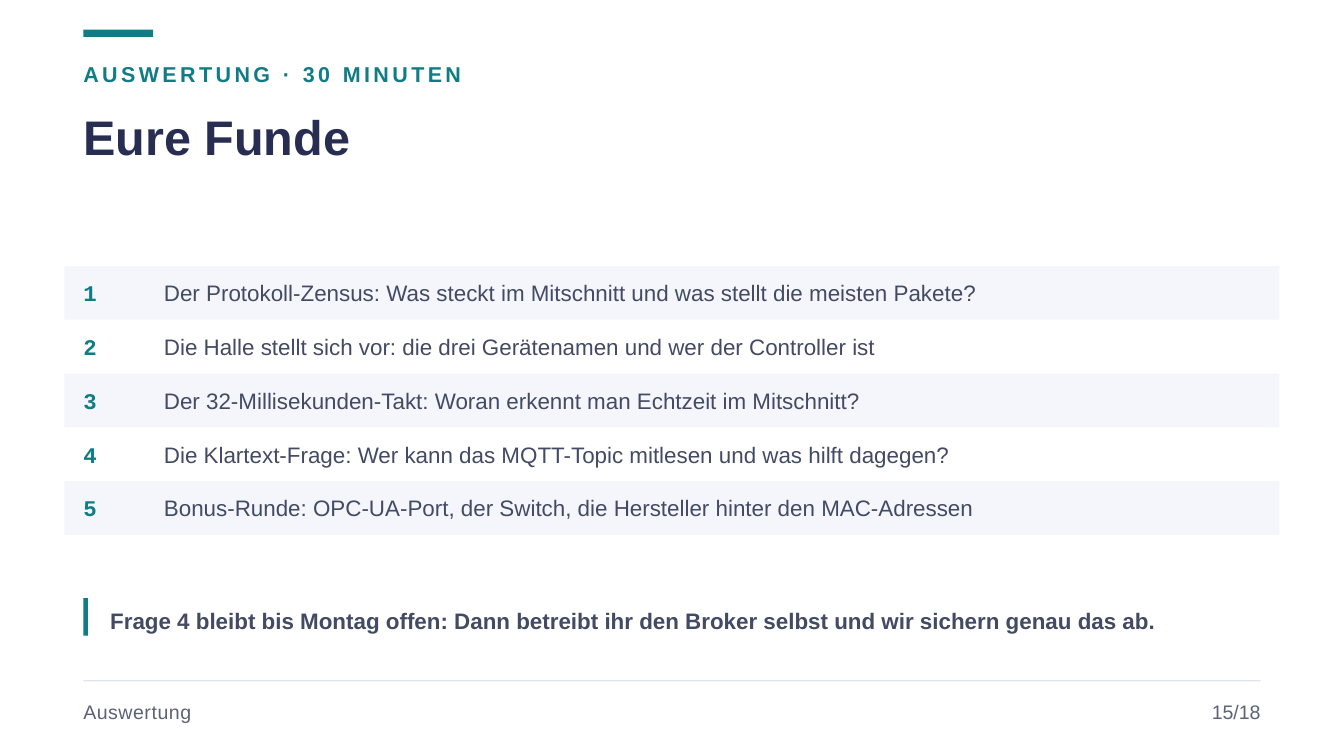
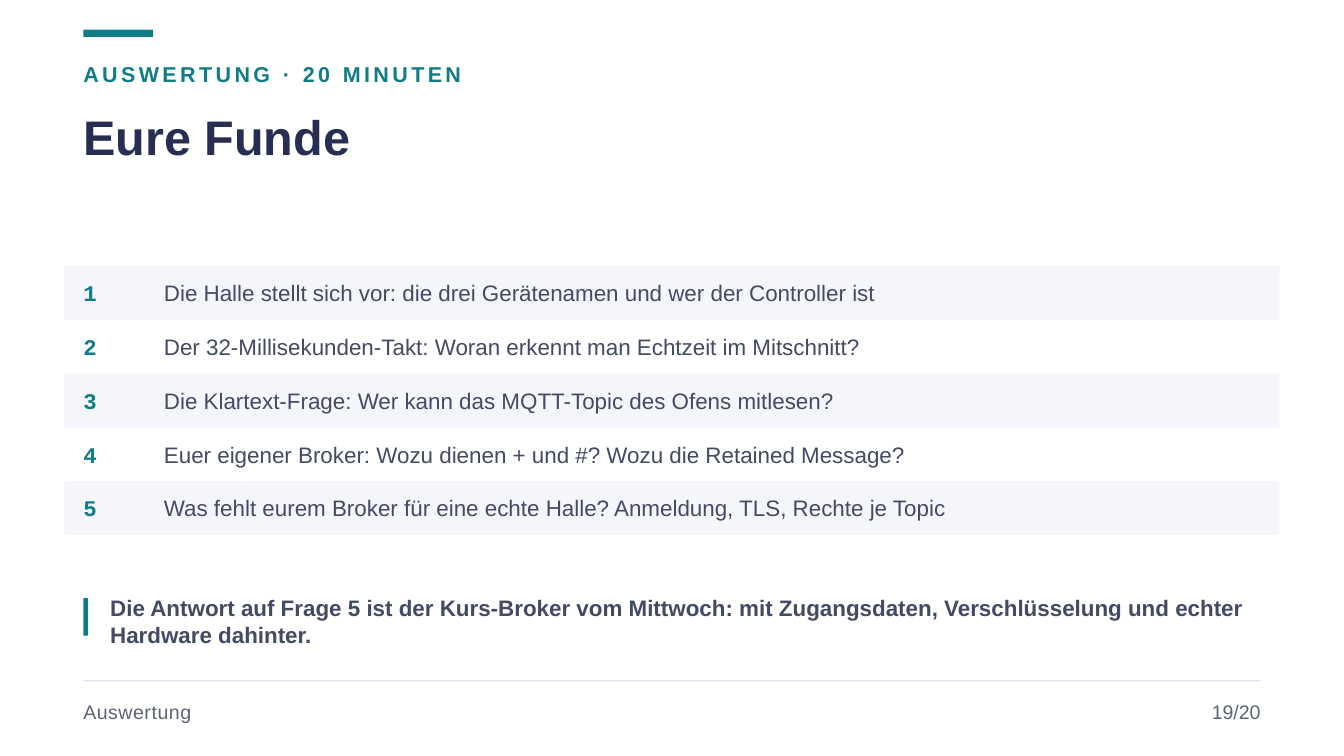
Before and after one commit to JacobMenge/kurs-unterlagen, a slide deck: slide 23 of folien/09-industrie-iot.pptx (slide 18 before the commit). Drawn at 1344x756 pixels with LibreOffice and Linux fonts; fonts in the diff are those of the drawing. Boxes give left, top, right and bottom in pixels: in the first picture for what was removed or moved away, otherwise in the second. Text is boxed around its words. In the diff, an @@ line names an element or a change of style, - is before the commit and + after.

```diff
--- a/folien/09-industrie-iot.pptx
+++ b/folien/09-industrie-iot.pptx
@@ text at (83,67,461,83): text changed @@
-AUSWERTUNG · 30 MINUTEN
+AUSWERTUNG · 20 MINUTEN
@@ text "Die Halle stellt sich vor: ...": place and size @@
-text "Die Halle stellt sich vor: ..." at (164,338,874,355)
+text "Die Halle stellt sich vor: ..." at (164,285,874,301)
@@ text removed at (164,285,976,301) @@
-Der Protokoll-Zensus: Was steckt im Mitschnitt und was stellt die meisten Pakete?
@@ text "Der 32-Millisekunden-Takt: Woran erkennt man ...": place and size @@
-text "Der 32-Millisekunden-Takt: Woran erkennt man ..." at (164,393,859,409)
+text "Der 32-Millisekunden-Takt: Woran erkennt man ..." at (164,338,859,355)
@@ text added at (164,393,834,414), 12 pt, text #434A63 @@
+Die Klartext-Frage: Wer kann das MQTT-Topic des Ofens mitlesen?
@@ text at (164,446,904,468): text changed @@
-Die Klartext-Frage: Wer kann das MQTT-Topic mitlesen und was hilft dagegen?
+Euer eigener Broker: Wozu dienen + und #? Wozu die Retained Message?
@@ text at (164,500,945,521): text changed @@
-Bonus-Runde: OPC-UA-Port, der Switch, die Hersteller hinter den MAC-Adressen
+Was fehlt eurem Broker für eine echte Halle? Anmeldung, TLS, Rechte je Topic
@@ text at (110,599,1242,643): text changed @@
-Frage 4 bleibt bis Montag offen: Dann betreibt ihr den Broker selbst und wir sichern genau das ab.
+Die Antwort auf Frage 5 ist der Kurs-Broker vom Mittwoch: mit Zugangsdaten, Verschlüsselung und echter Hardware dahinter.
@@ text at (1212,705,1261,719): text changed @@
-15/18
+19/20
```
Also in this commit, not shown: 19 other slides changed, 4 slides added, 1 slide removed, 7 other files.
